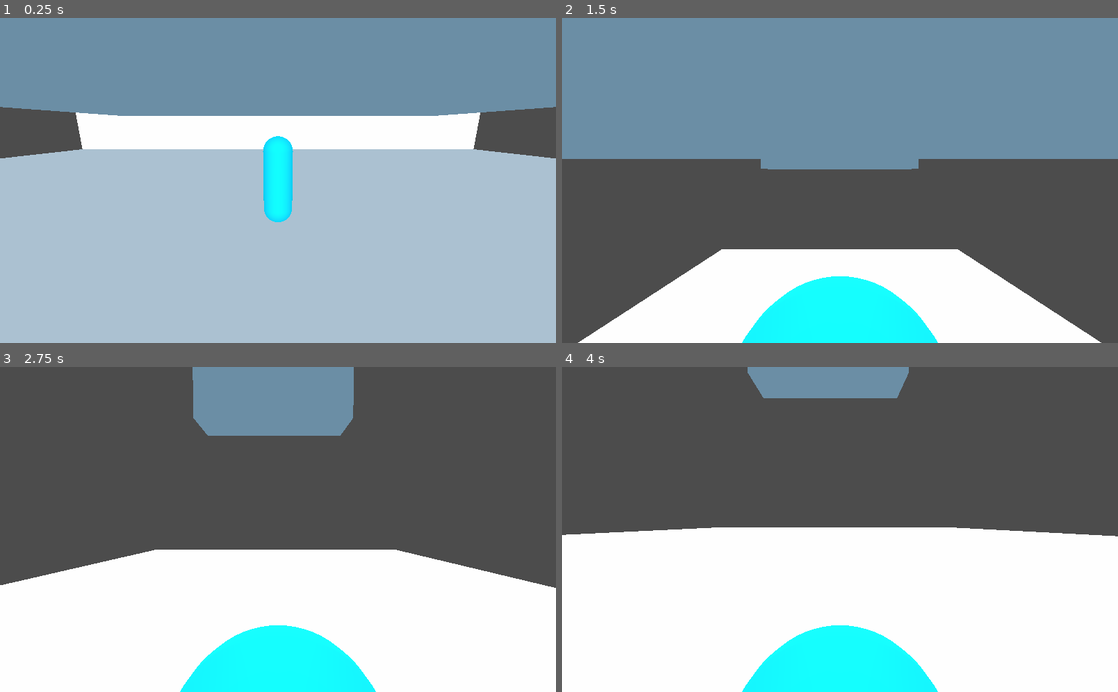
Above: before the commit, frames 1-4 (two rows, left to right).
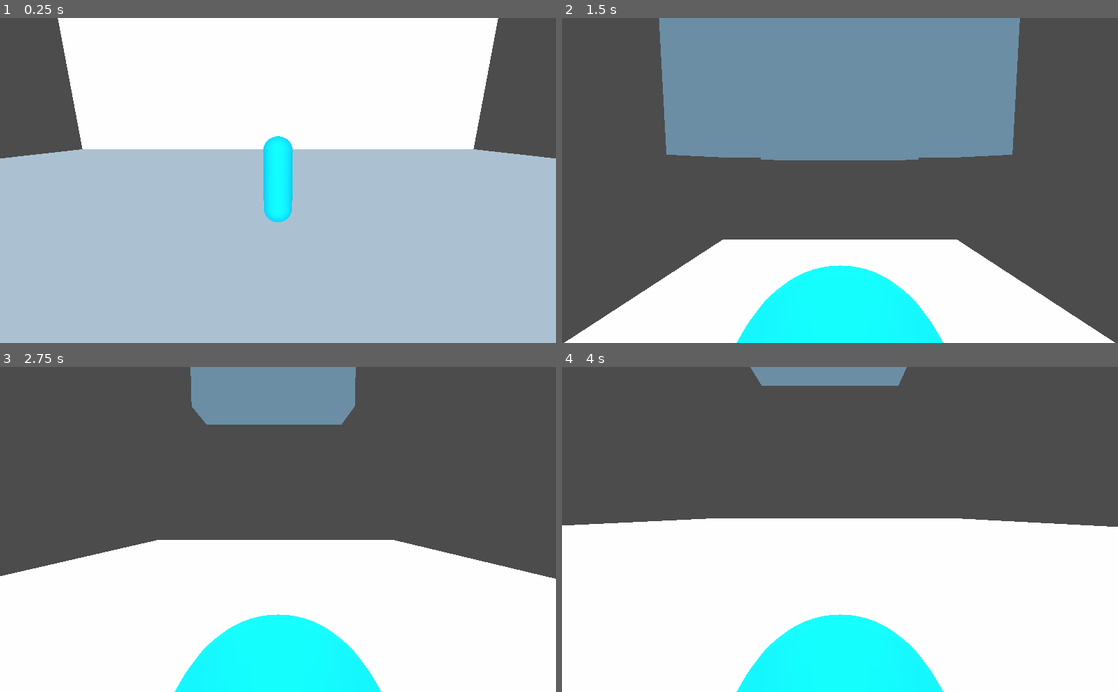
Above: after the commit, the same moments.

Repository: Albertoie710231/Godot_test_1
Game: Godot game, scene res://world/world.tscn
Two runs of this game, one before a commit and one after it. Both use one fixed random seed, a clock stepped at 60 frames per second and the inputs below.
Inputs (mouse positions are in pixels of both pictures, inside the frame that each line leads up to):
- Up to frame 1 (0.25 s): no input
- Up to frame 2 (1.5 s): tap Enter at 0.5 s; move the mouse to (867, 180) at 0.52 s; hold W (move_forward) from 0.53 s (still down); tap E (ready_button) at 0.6 s; tap Space (jump) at 0.77 s; move the mouse to (812, 180) at 1.27 s; tap Q (action_button) at 1.35 s
- Up to frame 3 (2.75 s): keep holding W (move_forward); tap Space (jump) at 1.52 s; tap E (ready_button) at 1.55, 2.3 s; move the mouse to (289, 523) at 2.02 s; press the mouse at (289, 523) at 2.03 s
- Up to frame 4 (4 s): keep holding W (move_forward); move the mouse to (834, 536) at 2.77 s; release the mouse at (834, 536) at 2.78 s; tap E (ready_button) at 2.85, 3.6 s; tap Space (jump) at 3.02, 3.77 s; move the mouse to (878, 532) at 3.52 s

The runs differ from the first frame. In frame 1, 30% of the frame differs, in the area x 0-100%, y 0-31%; in frame 2, 21%; in frame 3, 5.1%; in frame 4, 5.1%.

Commit message:
Added signal.

Diff:
--- a/Prueba_1/world/Characters/CameraPivot.gd
+++ b/Prueba_1/world/Characters/CameraPivot.gd
@@ -5,8 +5,10 @@
 
 func _ready():
 	set_as_toplevel(true)
+	var player_node = get_parent()
+	player_node.connect("ready_signal", self, "tilt_secondary_camera")
 
-func _physics_process(delta):
+func tilt_secondary_camera():
 	if get_node("SecondaryCamera").current == true:
 		var direct_state = get_world().direct_space_state
 		var collider = direct_state.intersect_ray(get_parent().transform.origin, Vector3(0, 1000.0, 0))
@@ -19,7 +21,7 @@
 			hypotenuse = sqrt(co*co + spring_length*spring_length)
 			degrees_x = rad2deg(acos(spring_length/hypotenuse))
 			get_node("SecondaryCamera").rotation_degrees.x = degrees_x
-			print(degrees_x)
+			#print(degrees_x)
 
 		#if event is InputEventMouseMotion and Input.get_mouse_mode() == Input.MOUSE_MODE_CAPTURED:
 			#look_at(collider.position, Vector3.UP)
--- a/Prueba_1/world/Characters/Player.gd
+++ b/Prueba_1/world/Characters/Player.gd
@@ -20,9 +20,14 @@
 onready var _area_shape : CollisionShape = $Area/CollisionShape
 onready var _secundary_camera : SpringArm = $SecondarySpringarm
 
+
+signal ready_signal()
+
 func _process(_delta:float) -> void:
-	_spring_arm.translation = self.translation
-	_secundary_camera.translation = self.translation
+	if _spring_arm.get_node("Camera").current:
+		_spring_arm.translation = self.translation
+	elif _secundary_camera.get_node("SecondaryCamera").current:
+		_secundary_camera.translation = self.translation
 
 func _physics_process(delta:float) -> void:
 	if ready_func() == false:
@@ -30,9 +35,6 @@
 	else:
 		warp_func()
 		action_movement(delta)
-
-	if _velocity.length() < 1.0 and _velocity.length() > 0.0:
-		_model.rotation.y = temp_rotation
 
 func imput_movement(input_vector:Vector3, rotating_object:Node) -> Vector3:
 	input_vector.x = Input.get_action_strength("move_right") - Input.get_action_strength("move_left")
@@ -66,7 +68,6 @@
 	if is_moving_on_floor:
 		var look_direction = Vector2(-_velocity.z, -_velocity.x)
 		_model.rotation.y = look_direction.angle()
-		temp_rotation = _model.rotation.y
 
 func action_movement(delta) -> void:
 	var input_vector = Vector3.ZERO
@@ -96,6 +97,7 @@
 		ready_flag = !ready_flag
 		_spring_arm.get_node("Camera").current = !ready_flag
 		_secundary_camera.get_node("SecondaryCamera").current = ready_flag
+		emit_signal("ready_signal")
 	return ready_flag
 
 func warp_func() -> void:
--- a/Prueba_1/world/Characters/Player.tscn
+++ b/Prueba_1/world/Characters/Player.tscn
@@ -23,8 +23,9 @@
 radius = 0.5
 height = 2.0
 
-[sub_resource type="CylinderShape" id=6]
+[sub_resource type="CapsuleShape" id=6]
 radius = 0.5
+height = 2.0
 
 [node name="Player" type="KinematicBody"]
 transform = Transform( 1, 0, 0, 0, 1, 0, 0, 0, 1, 0, 1.5, 0 )
@@ -67,6 +68,7 @@
 [node name="Area" type="Area" parent="."]
 
 [node name="CollisionShape" type="CollisionShape" parent="Area"]
+transform = Transform( 1, 0, 0, 0, -4.37114e-08, -1, 0, 1, -4.37114e-08, 0, 0, 0 )
 shape = SubResource( 6 )
 disabled = true
 
--- a/Prueba_1/world/world.tscn
+++ b/Prueba_1/world/world.tscn
@@ -35,7 +35,7 @@
 [node name="Player" parent="." instance=ExtResource( 1 )]
 
 [node name="StaticBody" type="StaticBody" parent="."]
-transform = Transform( 1, 0, 0, 0, 1, 0, 0, 0, 1, 0, 7, 0 )
+transform = Transform( 1, 0, 0, 0, 1, 0, 0, 0, 1, 0, 18, 0 )
 
 [node name="CollisionShape" type="CollisionShape" parent="StaticBody"]
 shape = SubResource( 3 )
